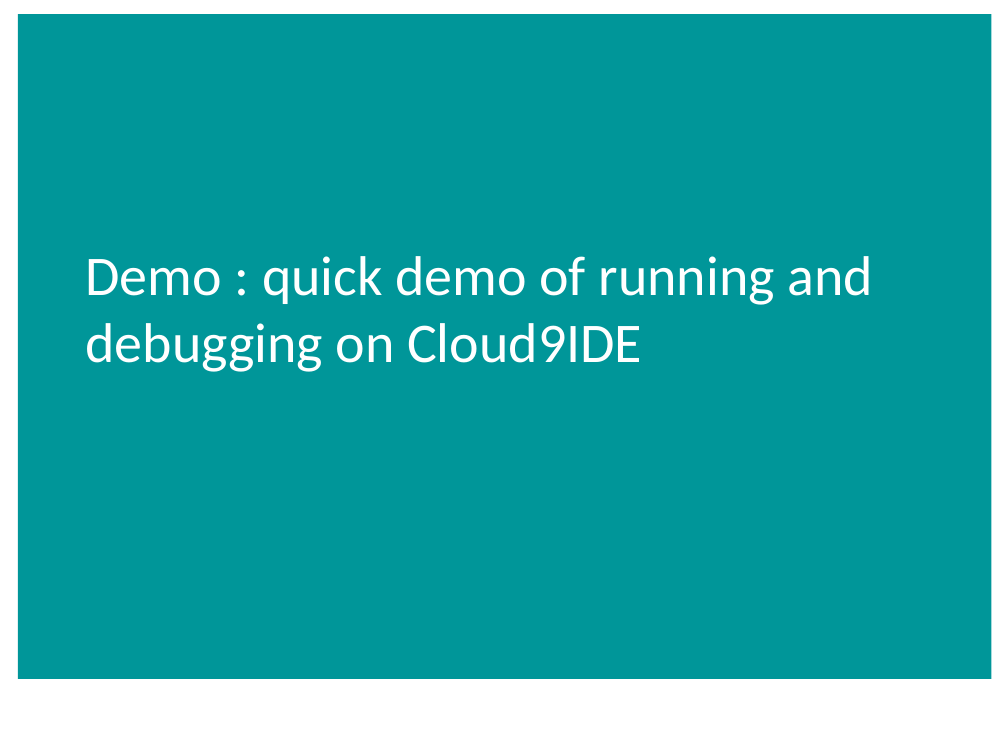
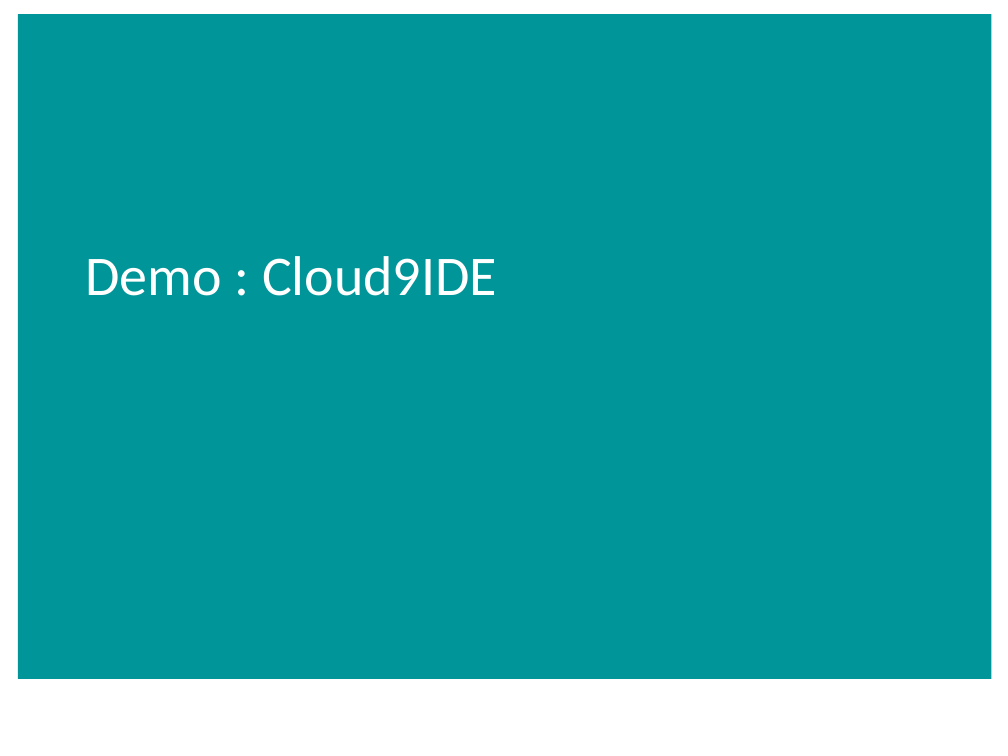
Before and after one commit to aidancasey/AzureNodeChatClient, a slide deck: slide 13 of presentation/Building Node.js Applications on Windows Azure.pptx. Drawn at 1008x756 pixels with LibreOffice and Linux fonts; fonts in the diff are those of the drawing; background and template pictures are left out. Boxes give left, top, right and bottom in pixels: in the first picture for what was removed or moved away, otherwise in the second. Text is boxed around its words. In the diff, an @@ line names an element or a change of style, - is before the commit and + after.

```diff
--- a/presentation/Building Node.js Applications on Windows Azure.pptx
+++ b/presentation/Building Node.js Applications on Windows Azure.pptx
@@ title at (86, 256, 497, 296): text changed @@
-Demo : quick demo of running and debugging on Cloud9IDE
+Demo : Cloud9IDE
```
Also in this commit, not shown: 8 other slides changed, 4 other files.
